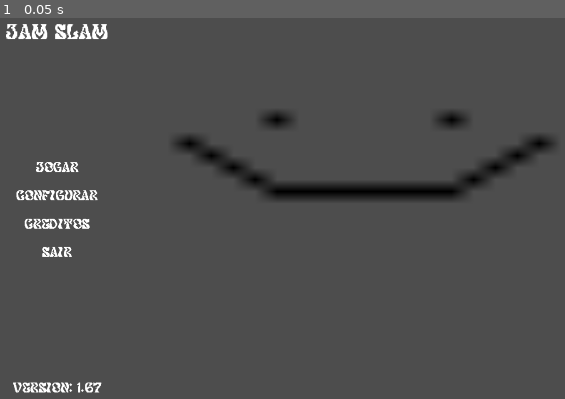
Above: before the commit, frame 1.
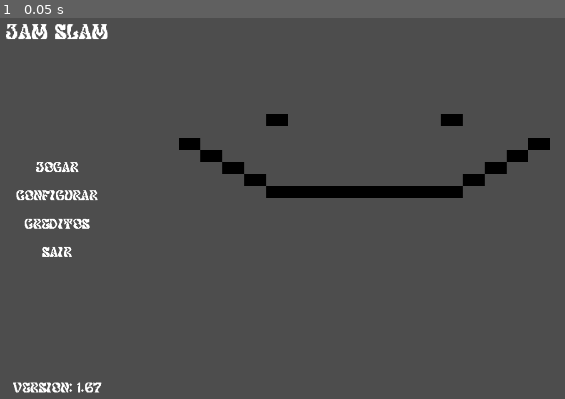
Above: after the commit, the same moment.

Repository: Gus-Kruz/projeto-bixarada
Game: Godot game, scene res://menu/menu_principal.tscn
The game is run twice, just before and just after one commit, with the same random seed, the same clock (stepped at 60 frames per second) and the same inputs.
Inputs:
- Up to frame 1 (0.05 s): no input

The runs differ from the first frame. In frame 1, 2.4% of the frame differs, in the area x 30-99%, y 24-48%.

Commit message:
termina o template dos créditos

Diff:
--- /dev/null
+++ b/menu/creditos.gd
@@ -0,0 +1,7 @@
+extends MarginContainer
+
+
+
+func _on_texture_button_pressed() -> void:
+	print("lÁ ELE PT 4")
+	get_tree().change_scene_to_file("res://menu/menu_principal.tscn")
--- /dev/null
+++ b/menu/creditos.tscn
@@ -0,0 +1,70 @@
+[gd_scene format=3 uid="uid://coygk3vo5mj5o"]
+
+[ext_resource type="Script" uid="uid://4rf4py8gqeof" path="res://menu/creditos.gd" id="1_b7v7n"]
+[ext_resource type="Texture2D" uid="uid://bv2ssyqfvv075" path="res://imagens/passarinho placeholder.png" id="1_bthew"]
+[ext_resource type="Texture2D" uid="uid://ch1h2qlo8qxiw" path="res://imagens/gugaplaceholder.png" id="2_b7v7n"]
+[ext_resource type="Texture2D" uid="uid://bfa5y0jk75jwv" path="res://imagens/coca placeholder.png" id="3_85u1v"]
+[ext_resource type="Texture2D" uid="uid://l8m18osqhw3v" path="res://imagens/caneta placeholder.png" id="4_vtmri"]
+[ext_resource type="Texture2D" uid="uid://lgrbpq8nujed" path="res://imagens/eduardo placeholder.png" id="5_hymb8"]
+[ext_resource type="Texture2D" uid="uid://c3jrlfowf5w5h" path="res://imagens/yujiuau placeholder.png" id="6_j70ib"]
+[ext_resource type="Texture2D" uid="uid://dj0s7ffdjs1p0" path="res://imagens/voltar placeholder.png" id="7_3wuis"]
+
+[node name="MarginContainer" type="MarginContainer" unique_id=1618038397]
+anchors_preset = 8
+anchor_left = 0.5
+anchor_top = 0.5
+anchor_right = 0.5
+anchor_bottom = 0.5
+offset_left = -312.0
+offset_top = -316.0
+offset_right = 312.0
+offset_bottom = 316.0
+grow_horizontal = 2
+grow_vertical = 2
+theme_override_constants/margin_left = 120
+theme_override_constants/margin_top = 80
+theme_override_constants/margin_right = 120
+theme_override_constants/margin_bottom = 80
+script = ExtResource("1_b7v7n")
+
+[node name="CenterContainer" type="CenterContainer" parent="." unique_id=1152078148]
+layout_mode = 2
+size_flags_horizontal = 4
+
+[node name="VBoxContainer" type="VBoxContainer" parent="CenterContainer" unique_id=705316437]
+layout_mode = 2
+size_flags_horizontal = 8
+size_flags_vertical = 4
+
+[node name="TextureRect3" type="TextureRect" parent="CenterContainer/VBoxContainer" unique_id=1440247286]
+layout_mode = 2
+size_flags_vertical = 4
+texture = ExtResource("3_85u1v")
+
+[node name="TextureRect2" type="TextureRect" parent="CenterContainer/VBoxContainer" unique_id=1607096812]
+layout_mode = 2
+texture = ExtResource("2_b7v7n")
+
+[node name="TextureRect" type="TextureRect" parent="CenterContainer/VBoxContainer" unique_id=1588253159]
+layout_mode = 2
+texture = ExtResource("1_bthew")
+
+[node name="TextureRect4" type="TextureRect" parent="CenterContainer/VBoxContainer" unique_id=890569958]
+layout_mode = 2
+texture = ExtResource("4_vtmri")
+
+[node name="TextureRect5" type="TextureRect" parent="CenterContainer/VBoxContainer" unique_id=446236615]
+layout_mode = 2
+texture = ExtResource("5_hymb8")
+
+[node name="TextureRect6" type="TextureRect" parent="CenterContainer/VBoxContainer" unique_id=1369704296]
+layout_mode = 2
+texture = ExtResource("6_j70ib")
+
+[node name="TextureButton" type="TextureButton" parent="CenterContainer/VBoxContainer" unique_id=274751165]
+layout_mode = 2
+size_flags_horizontal = 4
+size_flags_vertical = 10
+texture_normal = ExtResource("7_3wuis")
+
+[connection signal="pressed" from="CenterContainer/VBoxContainer/TextureButton" to="." method="_on_texture_button_pressed"]
--- a/menu/menu_principal.gd
+++ b/menu/menu_principal.gd
@@ -10,7 +10,7 @@
 	# get_tree().change_scene_to_file("res://caminho_para_tela_configuração")
 
 func _on_créditos_pressed() -> void:
-	print("lá ele da silva")
+	pass
 	# get_tree().change_scene_to_file("res://caminho_para_tela_creditos")
 
 
--- a/menu/menu_principal.tscn
+++ b/menu/menu_principal.tscn
@@ -23,6 +23,7 @@
 
 [node name="TextureRect" type="TextureRect" parent="." unique_id=561242855]
 z_index = -1
+texture_filter = 3
 layout_mode = 2
 texture = ExtResource("8_35p1k")
 
@@ -45,6 +46,7 @@
 
 [node name="Jogar" type="TextureButton" parent="HBoxContainer/VBoxContainer/MenuOptions" unique_id=1989734103]
 layout_mode = 2
+size_flags_vertical = 3
 texture_normal = ExtResource("2_kaf03")
 stretch_mode = 3
 
Binary file added: imagens/caneta placeholder.png
Not shown, added: imagens/caneta placeholder.png.import
Binary file added: imagens/coca placeholder.png
Not shown, added: imagens/coca placeholder.png.import
Binary file added: imagens/eduardo placeholder.png
Not shown, added: imagens/eduardo placeholder.png.import
Binary file added: imagens/gugaplaceholder.png
Not shown, added: imagens/gugaplaceholder.png.import
Binary file added: imagens/passarinho placeholder.png
Not shown, added: imagens/passarinho placeholder.png.import
Binary file added: imagens/voltar placeholder.png
Not shown, added: imagens/voltar placeholder.png.import
(and 4 more such lines)
